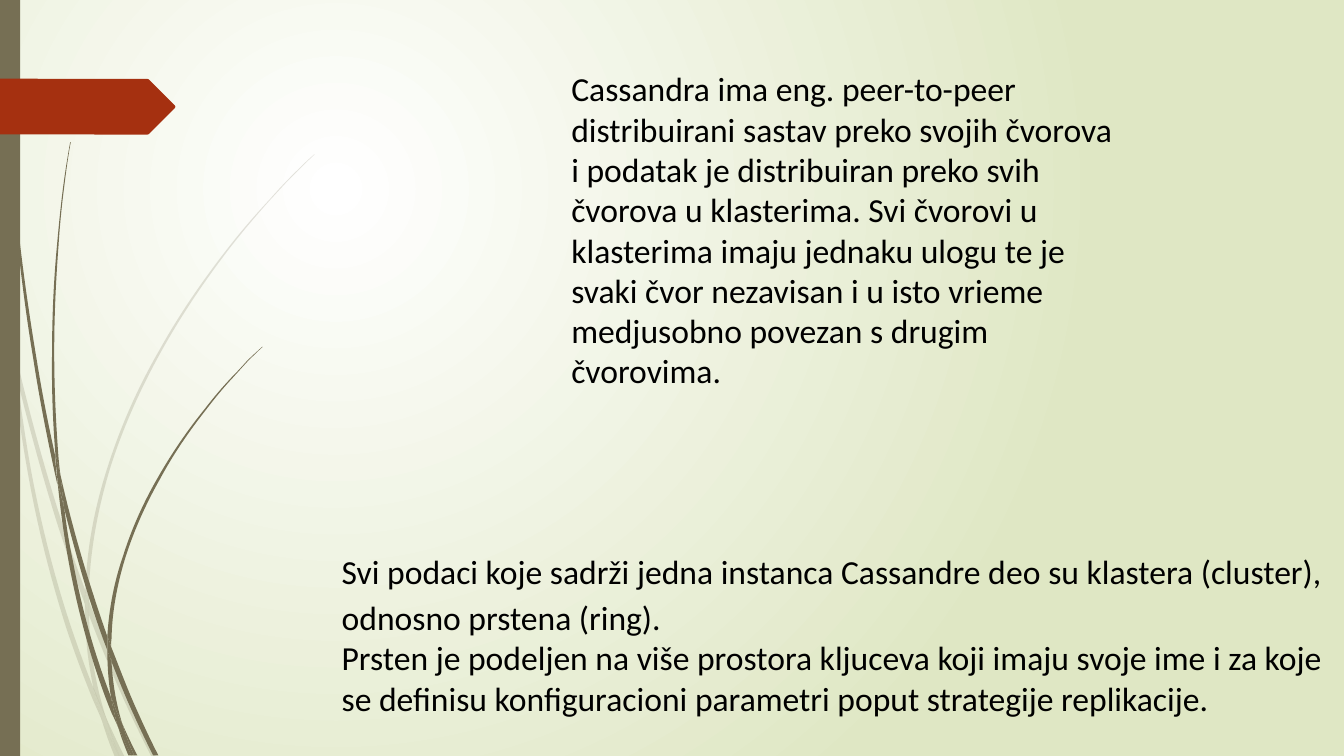
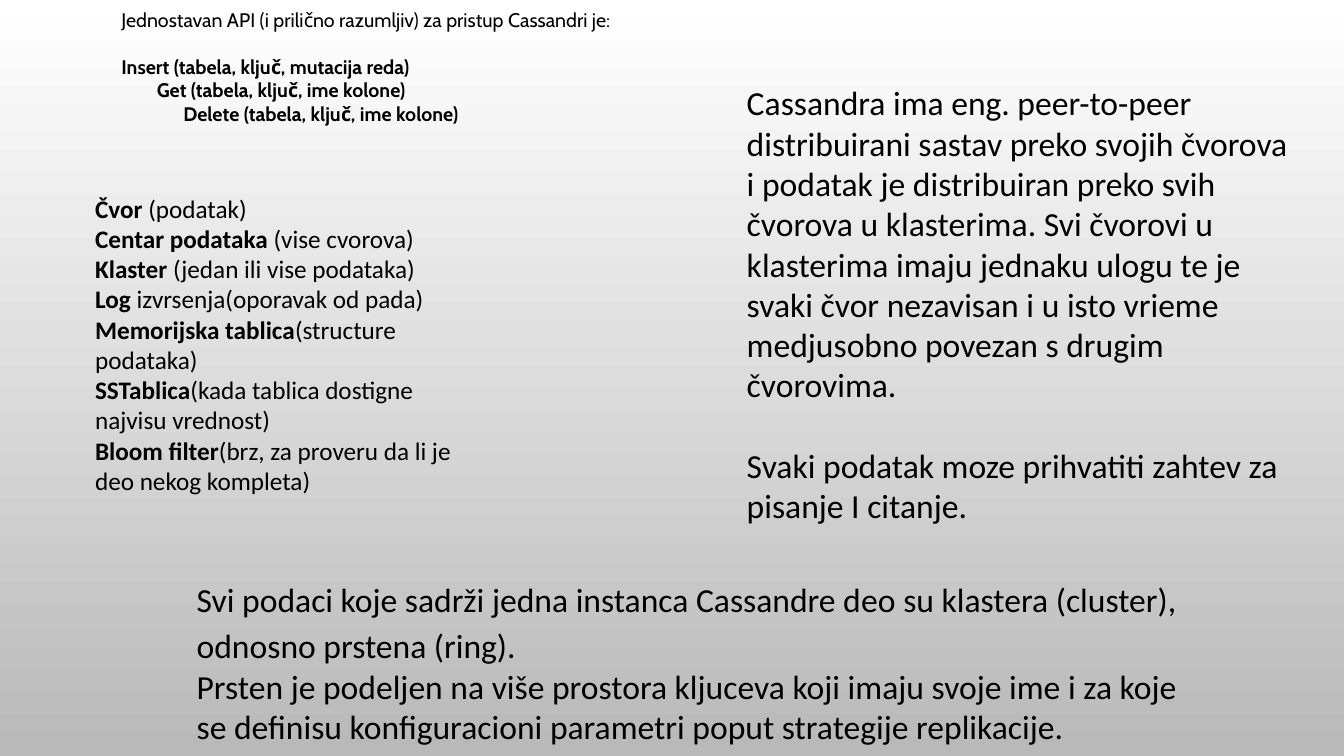
Before and after one commit to Teaa22/Baze, a slide deck: slide 6 of Seminarski 1.pptx (slide 5 before the commit). Drawn at 1344x756 pixels with LibreOffice and Linux fonts; fonts in the diff are those of the drawing; background and template pictures are left out. Boxes give left, top, right and bottom in pixels: in the first picture for what was removed or moved away, otherwise in the second. Text is boxed around its words. In the diff, an @@ line names an element or a change of style, - is before the commit and + after.

```diff
--- a/Seminarski 1.pptx
+++ b/Seminarski 1.pptx
@@ background gradient #FFFFFF to #DFE8C4 to picture (left out) @@
@@ rectangle removed at bbox=[0, 0, 20, 756] @@
@@ text added at bbox=[121, 12, 610, 124], 14 pt, text #000000, bold @@
+Jednostavan API (i prilično razumljiv) za pristup Cassandri je:
+Insert (tabela, ključ, mutacija reda)
+Get (tabela, ključ, ime kolone)
+Delete (tabela, ključ, ime kolone)
@@ freeform shape removed at bbox=[0, 79, 175, 134] @@
@@ text at bbox=[747, 91, 1287, 524]: text changed @@
-Cassandra ima eng. peer-to-peer distribuirani sastav preko svojih čvorova i podatak je distribuiran preko svih čvorova u klasterima. Svi čvorovi u klasterima imaju jednaku ulogu te je svaki čvor nezavisan i u isto vrieme medjusobno povezan s drugim čvorovima.
+Cassandra ima eng. peer-to-peer distribuirani sastav preko svojih čvorova i podatak je distribuiran preko svih čvorova u klasterima. Svi čvorovi u klasterima imaju jednaku ulogu te je svaki čvor nezavisan i u isto vrieme medjusobno povezan s drugim čvorovima.
+Svaki podatak moze prihvatiti zahtev za pisanje I citanje.
@@ text added at bbox=[95, 197, 451, 495], 18 pt, text #000000 @@
+Čvor (podatak)
+Centar podataka (vise cvorova)
+Klaster (jedan ili vise podataka)
+Log izvrsenja(oporavak od pada)
+Memorijska tablica(structure podataka)
+SSTablica(kada tablica dostigne najvisu vrednost)
+Bloom filter(brz, za proveru da li je deo nekog kompleta)
@@ text "Svi podaci koje sadrži jedna ...": place and size @@
-text "Svi podaci koje sadrži jedna ..." at bbox=[342, 559, 1322, 717]
+text "Svi podaci koje sadrži jedna ..." at bbox=[197, 587, 1177, 745]
@@ group removed at bbox=[0, 154, 315, 756]: 10 freeform shapes @@
@@ group removed at bbox=[3, 0, 262, 756]: 12 freeform shapes @@
```
Also in this commit, not shown: 8 other slides changed, 2 slides added, 5 other files.
